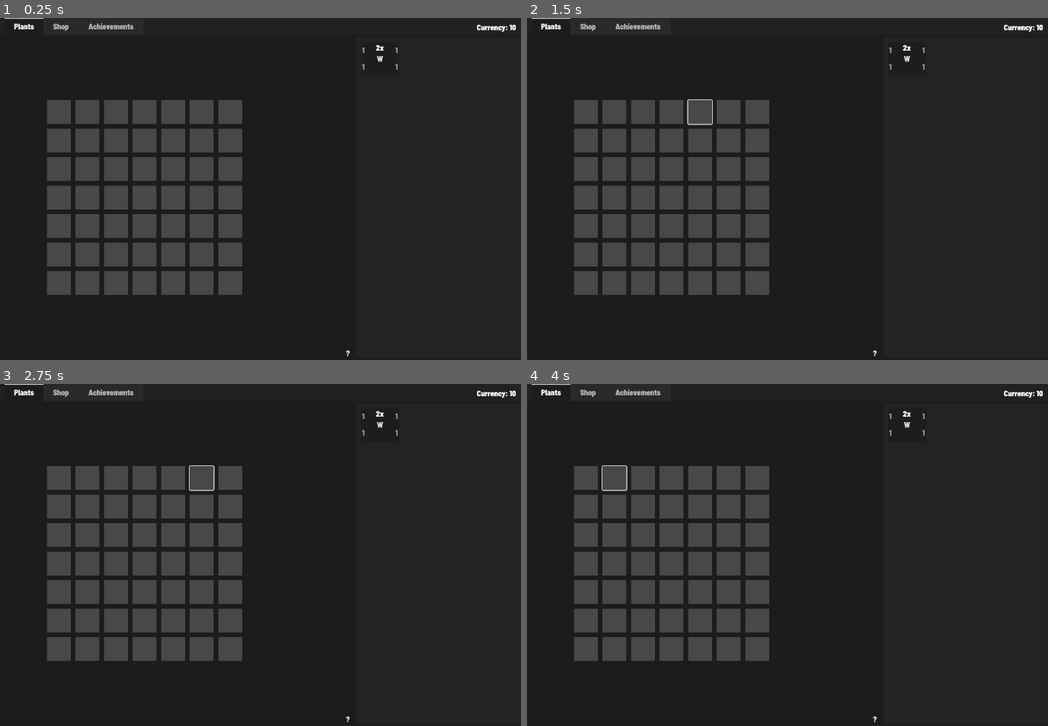
Above: before the commit, frames 1-4 (two rows, left to right).
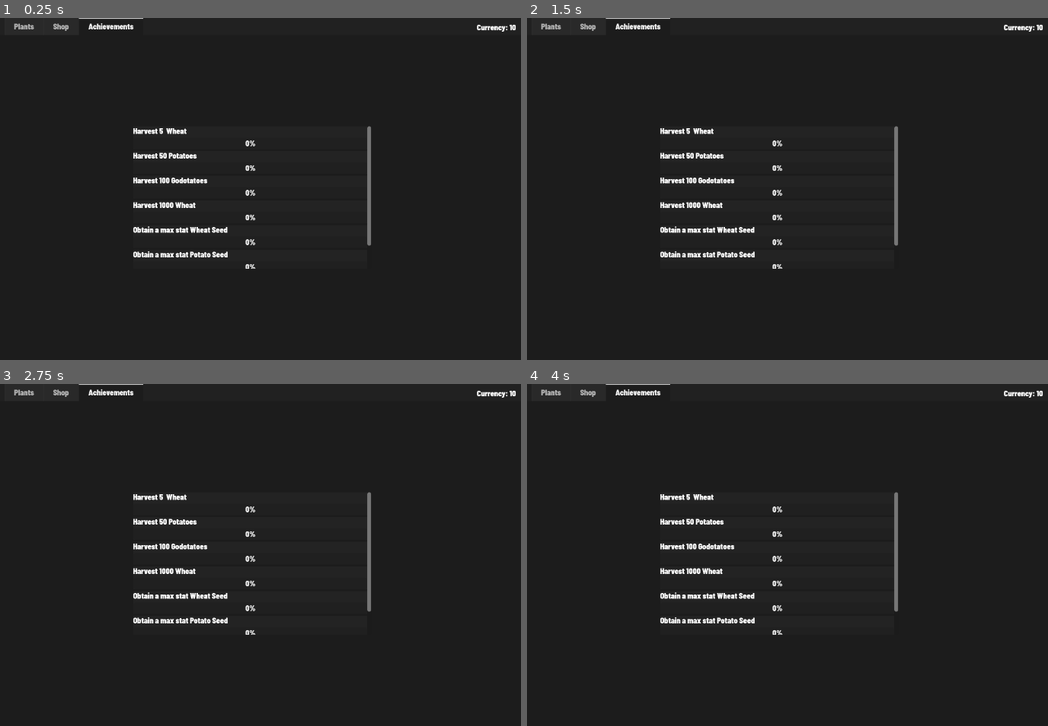
Above: after the commit, the same moments.

Repository: tylercchase/agricraft_godot
Game: Godot game, scene res://src/main.tscn
Same seed, same stepped clock (60 frames per second), same inputs: the game is played once before the commit and once after it. The engine's default icon, where the game draws it, is replaced by a stand-in: a white triangle on a blue panel in a dark square.
Inputs (mouse positions are in pixels of both pictures, inside the frame that each line leads up to):
- Up to frame 1 (0.25 s): no input
- Up to frame 2 (1.5 s): click (584, 113) at 0.52 s; click (698, 113) at 1.27 s
- Up to frame 3 (2.75 s): click (203, 479) at 2.02 s
- Up to frame 4 (4 s): click (756, 479) at 2.77 s; click (615, 479) at 3.52 s

The runs differ from the first frame. In frame 1, 16% of the frame differs, in the area x 0-77%, y 0-99%; in frame 2, 16%; in frame 3, 16%; in frame 4, 16%.

Commit message:
feat: add achievements for perfect seeds

Diff:
--- a/src/achievements/item_goal.gd
+++ b/src/achievements/item_goal.gd
@@ -12,10 +12,10 @@
 func update_progress():
     value = float(current_collected) / float(total_to_collect)
 
-func process_item(item: InventoryItem, count: int):
-    if item.id == item_id:
+func process_item(item: String, count: int):
+    if item == item_id:
         current_collected += count
         update_progress()
 
-func _on_item_collected(item: InventoryItem, count: int):
+func _on_item_collected(item: String, count: int):
     process_item(item, count)
--- a/src/main.tscn
+++ b/src/main.tscn
@@ -51,10 +51,11 @@
 grow_vertical = 2
 size_flags_horizontal = 3
 size_flags_stretch_ratio = 2.0
-current_tab = 0
+current_tab = 2
 tab_focus_mode = 0
 
 [node name="Plants" type="Control" parent="TabContainer"]
+visible = false
 layout_mode = 2
 metadata/_tab_index = 0
 
@@ -396,7 +397,6 @@
 inventory_manager = NodePath("../../../../../../../../../../../InventoryManager")
 
 [node name="Achievements" type="Control" parent="TabContainer"]
-visible = false
 layout_mode = 2
 metadata/_tab_index = 2
 
@@ -484,6 +484,57 @@
 script = ExtResource("11_sta5p")
 item_id = "wheat"
 total_to_collect = 1000
+
+[node name="PanelContainer5" type="PanelContainer" parent="TabContainer/Achievements/CenterContainer/ScrollContainer/VBoxContainer"]
+layout_mode = 2
+
+[node name="VBoxContainer" type="VBoxContainer" parent="TabContainer/Achievements/CenterContainer/ScrollContainer/VBoxContainer/PanelContainer5"]
+layout_mode = 2
+
+[node name="Label" type="Label" parent="TabContainer/Achievements/CenterContainer/ScrollContainer/VBoxContainer/PanelContainer5/VBoxContainer"]
+layout_mode = 2
+text = "Obtain a max stat Wheat Seed"
+
+[node name="ProgressBar" type="ProgressBar" parent="TabContainer/Achievements/CenterContainer/ScrollContainer/VBoxContainer/PanelContainer5/VBoxContainer"]
+layout_mode = 2
+max_value = 1.0
+script = ExtResource("11_sta5p")
+item_id = "wheat-seed-10-10-10-10"
+total_to_collect = 1
+
+[node name="PanelContainer6" type="PanelContainer" parent="TabContainer/Achievements/CenterContainer/ScrollContainer/VBoxContainer"]
+layout_mode = 2
+
+[node name="VBoxContainer" type="VBoxContainer" parent="TabContainer/Achievements/CenterContainer/ScrollContainer/VBoxContainer/PanelContainer6"]
+layout_mode = 2
+
+[node name="Label" type="Label" parent="TabContainer/Achievements/CenterContainer/ScrollContainer/VBoxContainer/PanelContainer6/VBoxContainer"]
+layout_mode = 2
+text = "Obtain a max stat Potato Seed"
+
+[node name="ProgressBar" type="ProgressBar" parent="TabContainer/Achievements/CenterContainer/ScrollContainer/VBoxContainer/PanelContainer6/VBoxContainer"]
+layout_mode = 2
+max_value = 1.0
+script = ExtResource("11_sta5p")
+item_id = "potato-seed-10-10-10-10"
+total_to_collect = 1
+
+[node name="PanelContainer7" type="PanelContainer" parent="TabContainer/Achievements/CenterContainer/ScrollContainer/VBoxContainer"]
+layout_mode = 2
+
+[node name="VBoxContainer" type="VBoxContainer" parent="TabContainer/Achievements/CenterContainer/ScrollContainer/VBoxContainer/PanelContainer7"]
+layout_mode = 2
+
+[node name="Label" type="Label" parent="TabContainer/Achievements/CenterContainer/ScrollContainer/VBoxContainer/PanelContainer7/VBoxContainer"]
+layout_mode = 2
+text = "Obtain a max stat Godotato Seed"
+
+[node name="ProgressBar" type="ProgressBar" parent="TabContainer/Achievements/CenterContainer/ScrollContainer/VBoxContainer/PanelContainer7/VBoxContainer"]
+layout_mode = 2
+max_value = 1.0
+script = ExtResource("11_sta5p")
+item_id = "godotato-seed-10-10-10-10"
+total_to_collect = 1
 
 [node name="MarginContainer" type="MarginContainer" parent="."]
 layout_mode = 1
--- a/src/managers/inventory_manager.gd
+++ b/src/managers/inventory_manager.gd
@@ -35,14 +35,14 @@
     var item_slot = ItemSlot.new()
     item_slot.item = item
     if item is Plant: # it's a seed
-        item_slot.id = item.id + item.dominant_gene.to_string() + '-' + item.recessive_gene.to_string() # possibly use a combo of genetic stuff for this, add a to string function to genomes?
+        item_slot.id = item.id + '-' +item.dominant_gene.to_string() + '-' + item.recessive_gene.to_string() # possibly use a combo of genetic stuff for this, add a to string function to genomes?
     elif item is InventoryItem:
-        Events.emit_item_collected(item, count)
         item_slot.id = item.id
     else:
         item_slot.id = item # it's a string just use it raw
         # eventually this should probably use a resource for items, but for now it's fineeee
     var check_index = items.find_custom(find_id.bind(item_slot.id))
+    Events.emit_item_collected(item_slot.id, count)
     if check_index >= 0:
         items[check_index].amount += count
     else:
--- a/src/singletons/events.gd
+++ b/src/singletons/events.gd
@@ -34,7 +34,7 @@
 func emit_guide_open(guide: String):
     guide_open.emit(guide)
 
-func emit_item_collected(item: InventoryItem, count:int):
+func emit_item_collected(item: String, count:int):
     item_collected.emit(item, count)
 
 func emit_sound_event(id: String):
